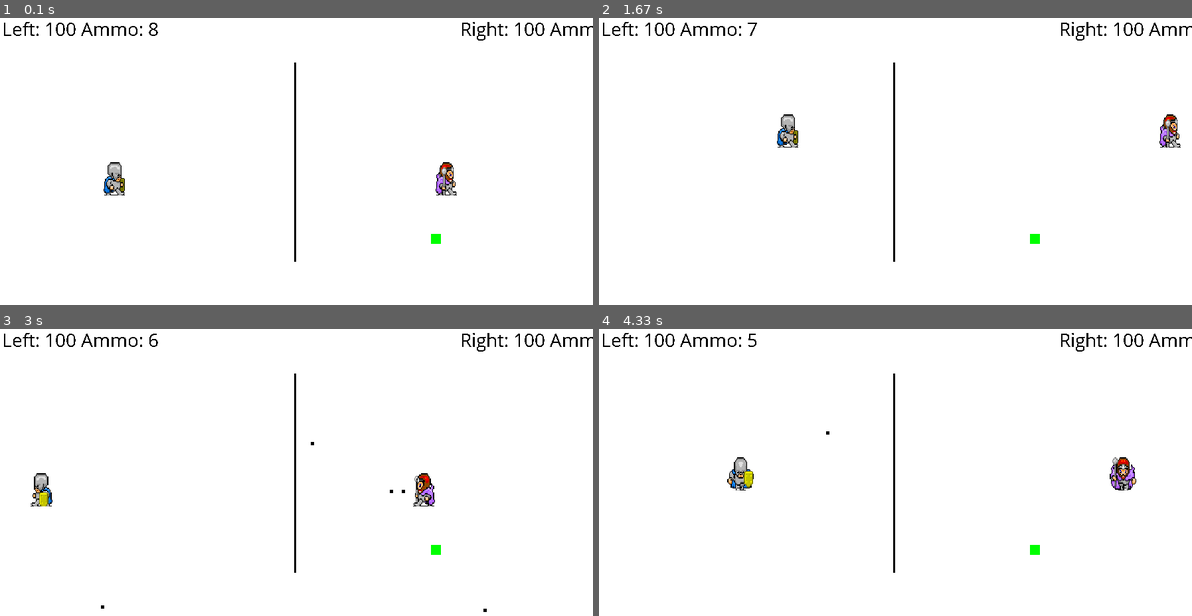
Above: before the commit, frames 1-4 (two rows, left to right).
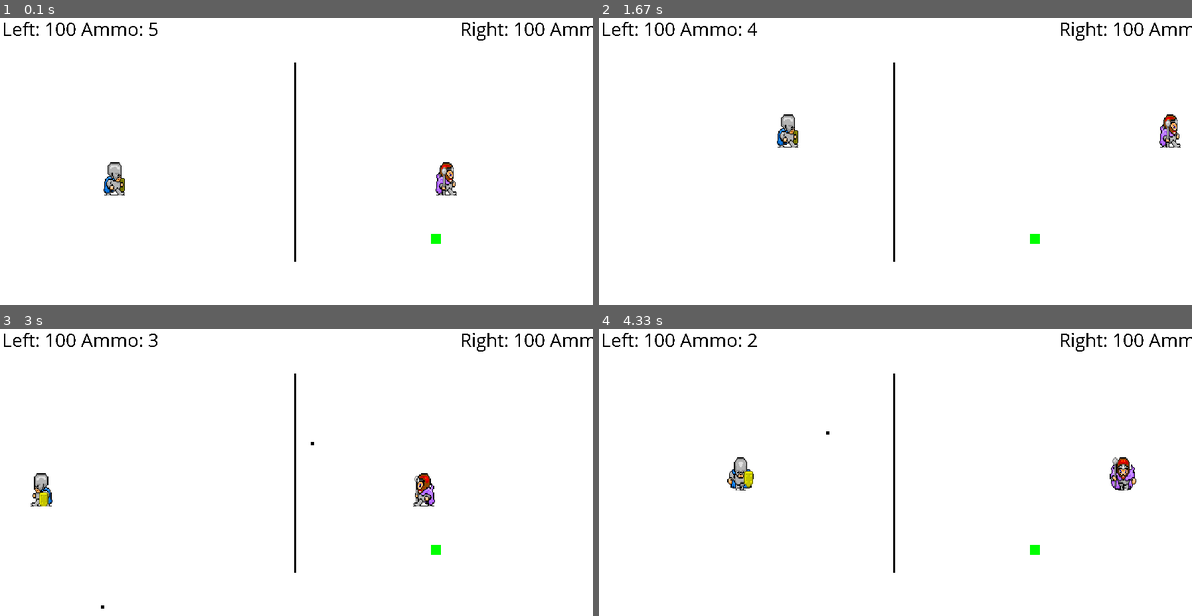
Above: after the commit, the same moments.

Repository: jamesdeal89/PVPpygame
Game: pygame game, started from main.py
The game is run twice, just before and just after one commit, with the same random seed, the same clock (stepped at 60 frames per second) and the same inputs.
Inputs:
- Up to frame 1 (0.1 s): no input
- Up to frame 2 (1.67 s): hold Right 0.33-0.8 s; hold Up 0.83-1.13 s; hold W 0.83-1.13 s; tap Right Ctrl at 0.9, 1.23, 1.53 s; tap Ctrl at 0.98 s; hold Right 1.17-1.63 s; hold D 1.17-1.63 s
- Up to frame 3 (3 s): hold Left 1.67-2.2 s; hold A 1.67-2.2 s; tap Right Ctrl at 1.73, 2.03, 2.3, 2.63, 2.93 s; hold Down 2.23-2.53 s; hold S 2.23-2.53 s; tap Ctrl at 2.38 s; hold Left 2.57-2.97 s; hold A 2.57-2.97 s
- Up to frame 4 (4.33 s): hold Up 3-3.37 s; hold W 3-3.37 s; tap Right Ctrl at 3.07, 3.47, 3.77, 4.13 s; hold Right 3.4-4.03 s; hold D 3.4-4.03 s; tap Ctrl at 3.55 s; hold Down from 4.07 s (still down); hold S from 4.07 s (still down)

The runs differ from the first frame. In frame 1, less than 0.1% of the frame differs, in the area x 25-27%, y 1-7%; in frame 2, less than 0.1%; in frame 3, less than 0.1%, in the area x 25-83%, y 1-99%; in frame 4, less than 0.1%.

Commit message:
changed ammo values

Diff:
--- a/ammo.py
+++ b/ammo.py
@@ -3,7 +3,7 @@
 import pygame
 
 class AmmoPack():
-    def __init__(self, size = 5):
+    def __init__(self, size = 3):
         self.size = size
         self.x = random.randint(0, 900)
         self.y = random.randint(0, 500)
--- a/avatar.py
+++ b/avatar.py
@@ -4,7 +4,7 @@
 
 class Avatar():
     def __init__(self, up = pygame.K_UP, down = pygame.K_DOWN, left = pygame.K_LEFT, right = pygame.K_RIGHT, shoot = pygame.K_RCTRL,
-    health = 100, attack = 25, moveSpeed = 4, position = [660,220], color = (0,0,0), width=20, current="N", ammo=8) -> None:
+    health = 100, attack = 25, moveSpeed = 4, position = [660,220], color = (0,0,0), width=20, current="N", ammo=5) -> None:
         self.health = health
         self.attack = attack
         self.moveSpeed = moveSpeed
